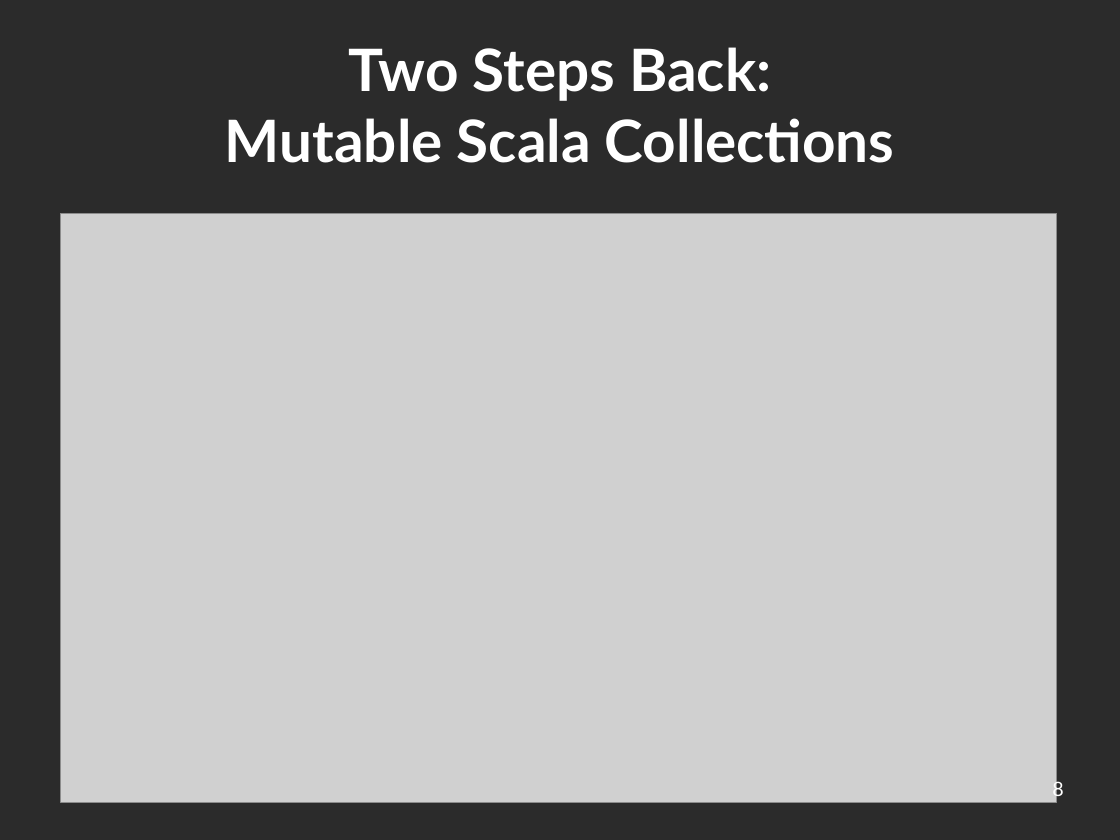
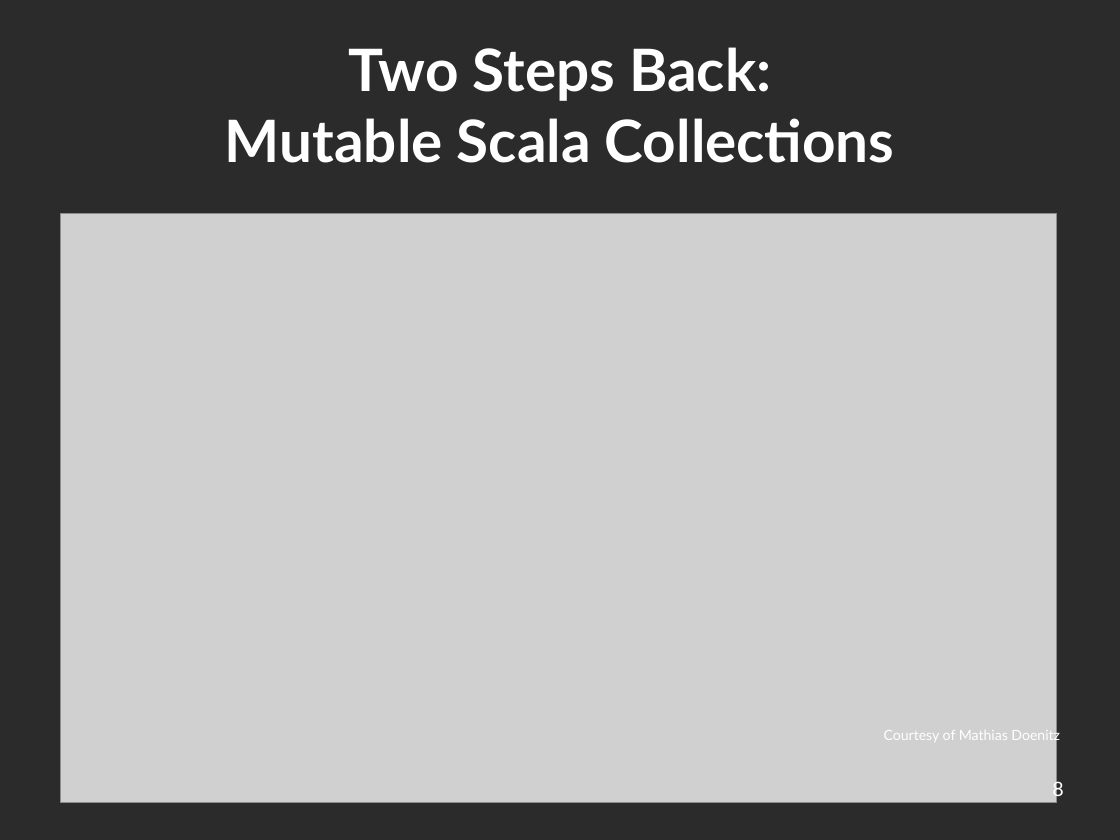
Before and after one commit to geo-kollias/msc-thesis-tex, a slide deck: slide 8 of geokollias_msc_thesis_pres.odp. Drawn at 1120x840 pixels with LibreOffice and Linux fonts; fonts in the diff are those of the drawing; grey boxes stand for pictures; background and template pictures are left out; a plain dark background stands for a picture behind light text. Boxes give left, top, right and bottom in pixels: in the first picture for what was removed or moved away, otherwise in the second. Text is boxed around its words. In the diff, an @@ line names an element or a change of style, - is before the commit and + after.

```diff
--- a/geokollias_msc_thesis_pres.odp
+++ b/geokollias_msc_thesis_pres.odp
@@ text added at <box>884,728,1060,744</box>, 10 pt, text #FFFFFF @@
+Courtesy of Mathias Doenitz
```
Also in this commit, not shown: 7 other slides changed.
